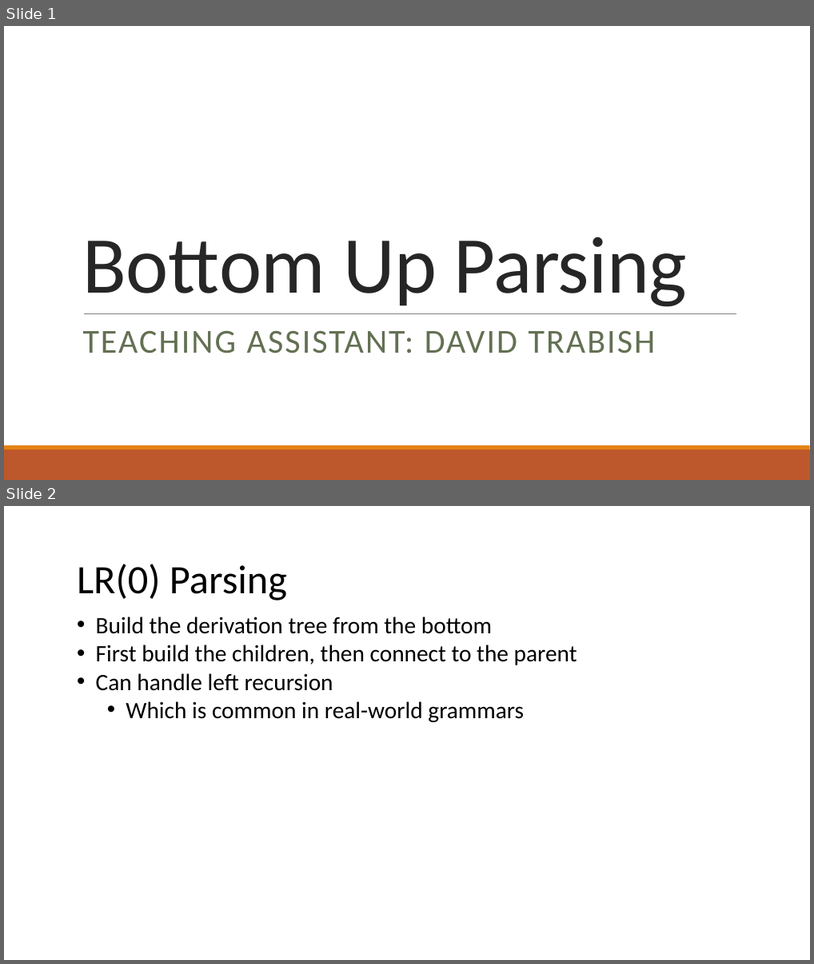
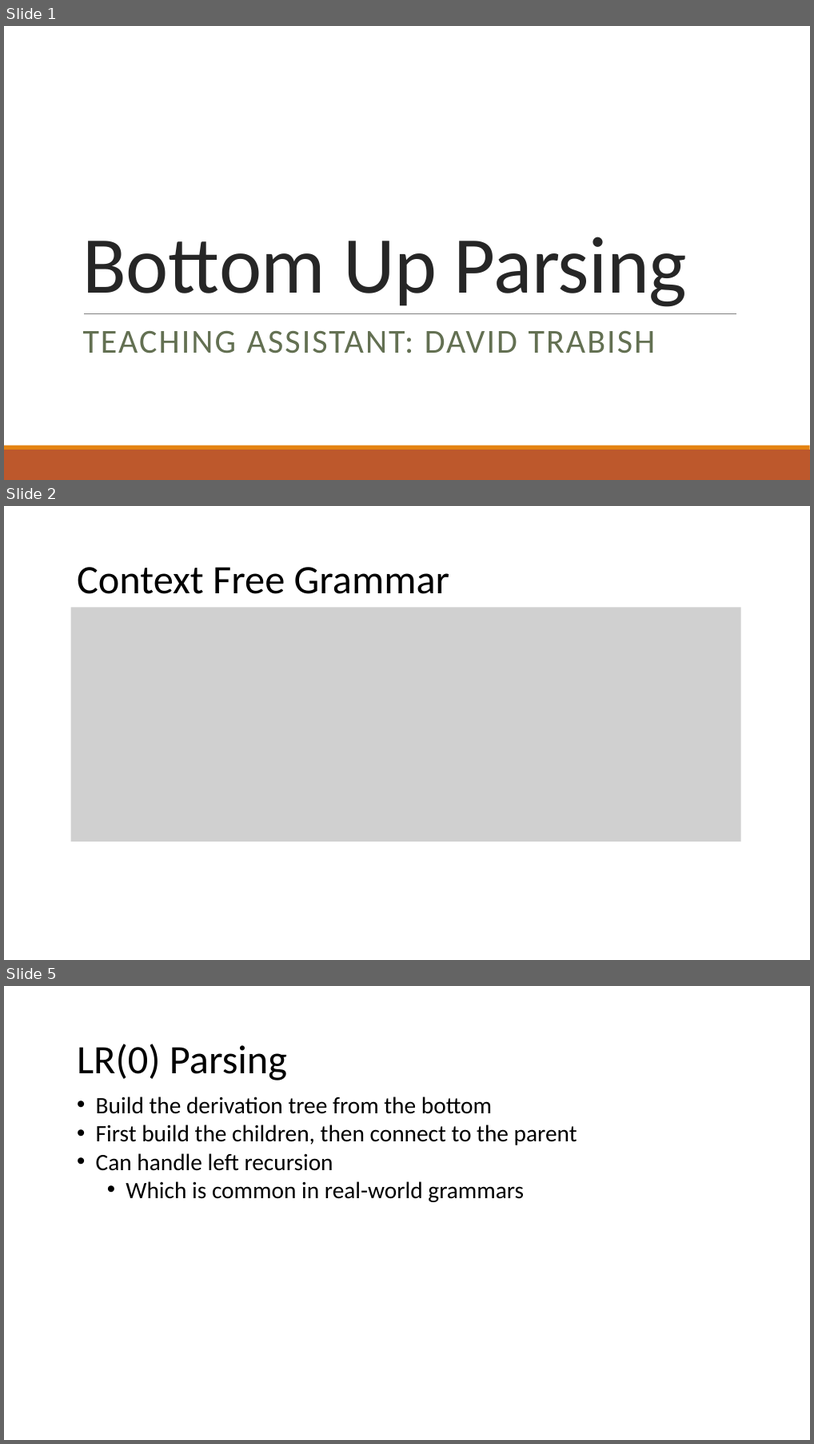
Before and after one commit to nivshani/compilation, a slide deck: slides/bottom_up_parsing.pptx. Shown one above the other, each under a label of ours: slides 1 and 2 before the commit, slides 1, 2 and 5 after it; the slides between them are not shown. The pictures are 814x964 and 814x1444 pixels, drawn with LibreOffice and Linux fonts; fonts in the diff are those of the drawing; grey boxes stand for pictures. Boxes give left, top, right and bottom in pixels: in the first picture for what was removed or moved away, otherwise in the second. Text is boxed around its words. In the diff, an @@ line names an element or a change of style, - is before the commit and + after.

```diff
--- a/slides/bottom_up_parsing.pptx
+++ b/slides/bottom_up_parsing.pptx
@@ slide 2 added at (4,506,810,960), background #FFFFFF @@
@@ text added at (77,567,450,594), 48 pt, text #000000 @@
+Context Free Grammar
@@ picture added at (71,607,742,841) @@
@@ what was slide 2 is now slide 5 @@
```
Also in this commit, not shown: 2 slides changed, 2 other slides added, 1 other file.
